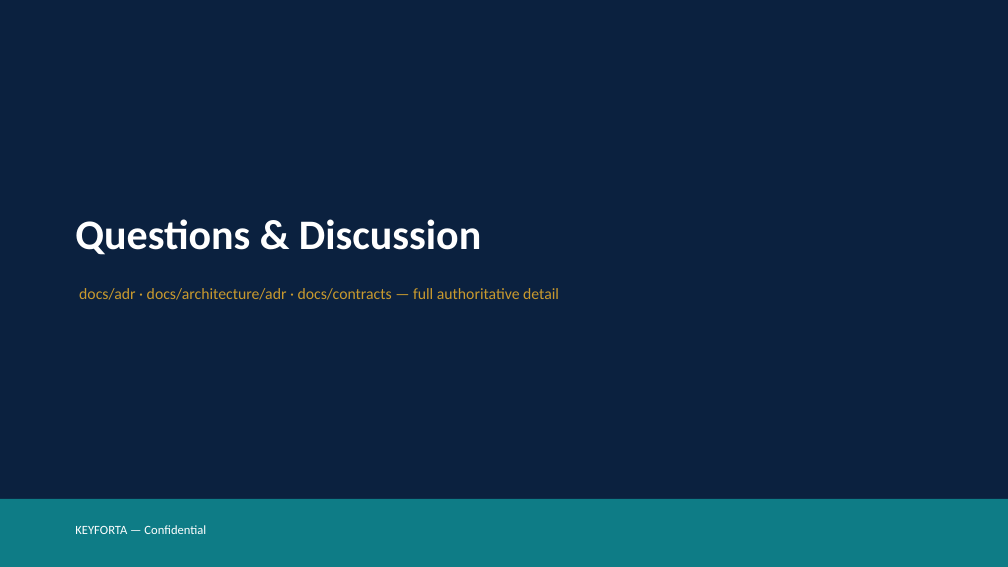
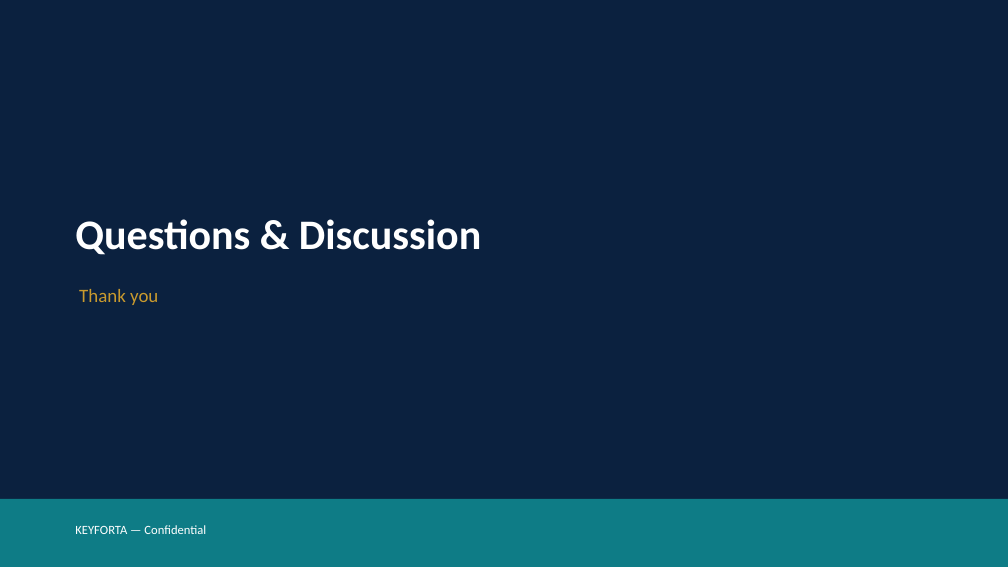
Before and after one commit to keyforta/keyforta-property, a slide deck: slide 14 of docs/architecture/presentations/keyforta-architecture-overview.pptx (slide 11 before the commit). Drawn at 1008x567 pixels with LibreOffice and Linux fonts; fonts in the diff are those of the drawing. Boxes give left, top, right and bottom in pixels: in the first picture for what was removed or moved away, otherwise in the second. Text is boxed around its words. In the diff, an @@ line names an element or a change of style, - is before the commit and + after.

```diff
--- a/docs/architecture/presentations/keyforta-architecture-overview.pptx
+++ b/docs/architecture/presentations/keyforta-architecture-overview.pptx
@@ text at box(79, 289, 158, 305): text changed; size 15 to 18 pt @@
-docs/adr · docs/architecture/adr · docs/contracts — full authoritative detail
+Thank you
```
Also in this commit, not shown: 9 other slides changed, 3 slides added, 1 other file.
